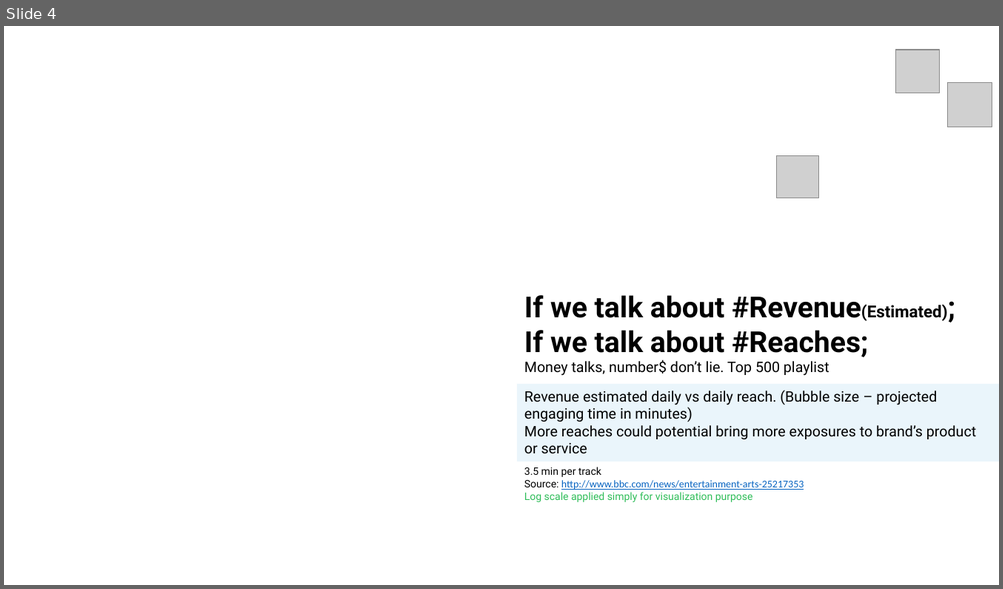
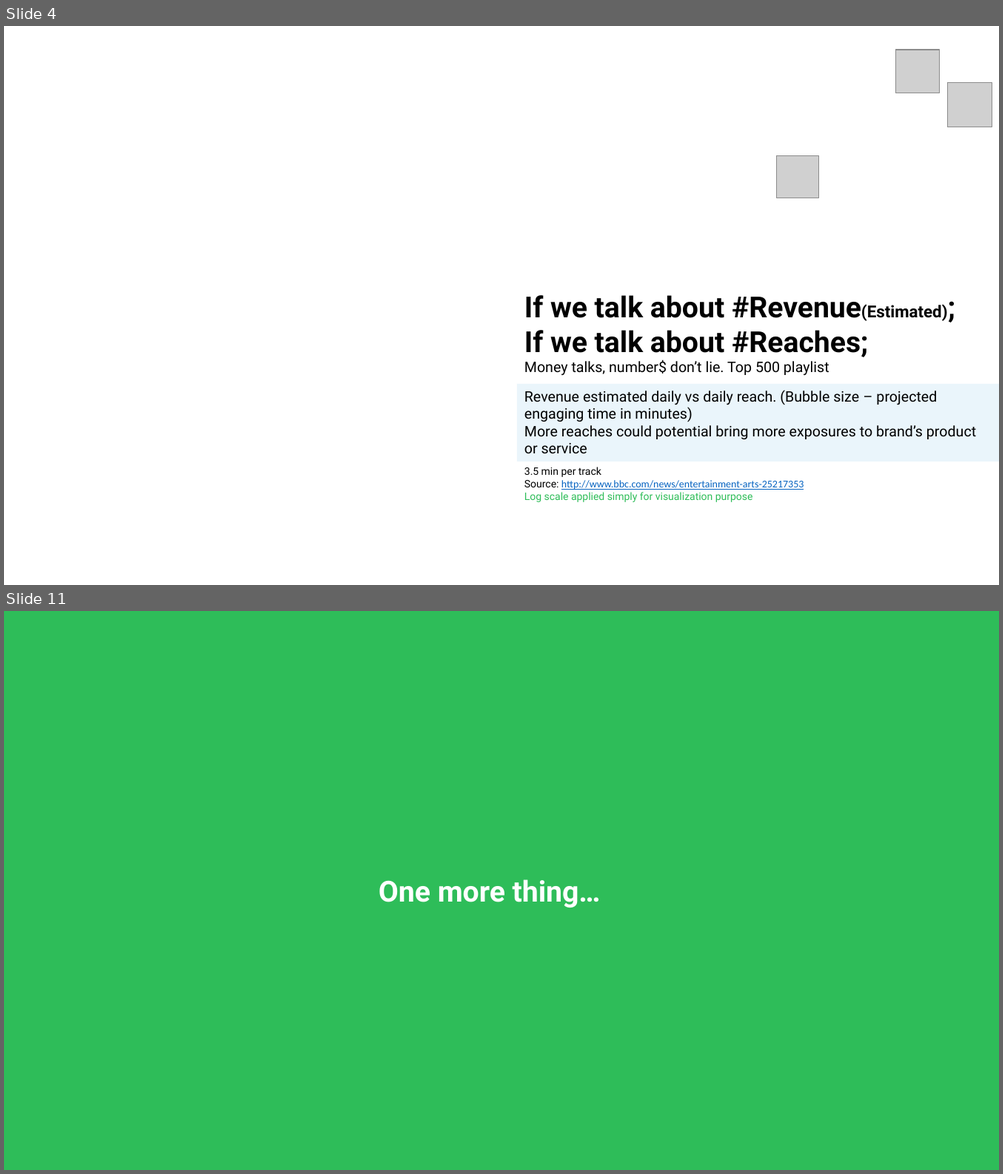
Before and after one commit to alonnir/playlist_summary_analysis, a slide deck: Presentation.pptx. Shown one above the other, each under a label of ours: slide 4 before the commit, slides 4 and 11 after it; the slides between them are not shown. The pictures are 1003x589 and 1003x1174 pixels, drawn with LibreOffice and Linux fonts; fonts in the diff are those of the drawing; grey boxes stand for pictures; background and template pictures are left out. Boxes give left, top, right and bottom in pixels: in the first picture for what was removed or moved away, otherwise in the second. Text is boxed around its words. In the diff, an @@ line names an element or a change of style, - is before the commit and + after.

```diff
--- a/Presentation.pptx
+++ b/Presentation.pptx
@@ slide 11 added at [4, 611, 999, 1170], background #2EBD59 @@
@@ text added at [378, 880, 600, 908], 28 pt, text #FFFFFF, bold @@
+One more thing…
```
Also in this commit, not shown: 4 slides changed, 9 other slides added, 34 other files.
